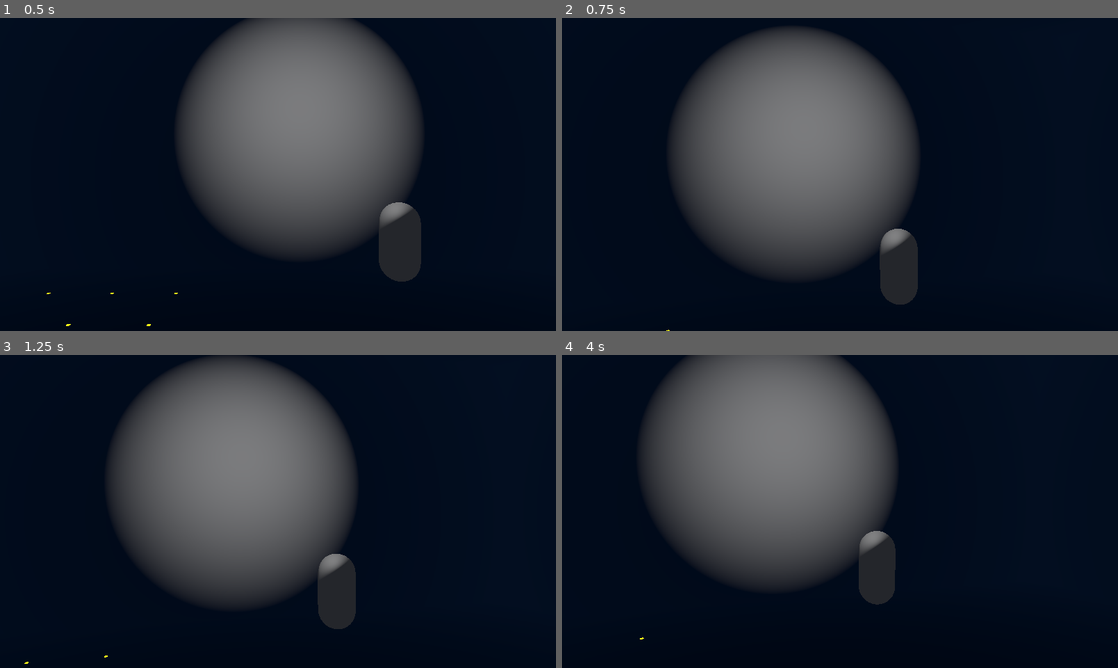
Above: before the commit, frames 1-4 (two rows, left to right).
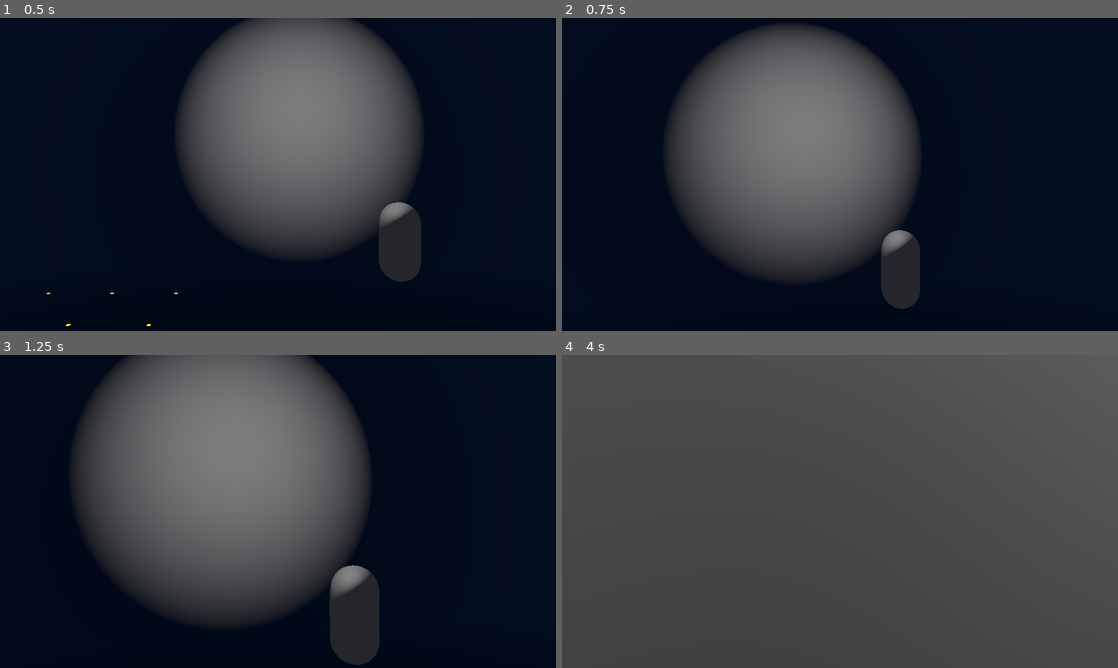
Above: after the commit, the same moments.

Repository: ConnorChow/2MinuteJam
Game: Godot game, scene res://2MinuteJam/Scenes/World.tscn
Two runs of this game, one before a commit and one after it. Both use one fixed random seed, a clock stepped at 60 frames per second and the inputs below.
Inputs (mouse positions are in pixels of both pictures, inside the frame that each line leads up to):
- Up to frame 1 (0.5 s): no input
- Up to frame 2 (0.75 s): tap Enter at 0.5 s; move the mouse to (867, 174) at 0.52 s; hold W (forward) from 0.53 s (still down); tap E (interact) at 0.6 s
- Up to frame 3 (1.25 s): keep holding W (forward); tap Space (jump) at 0.77 s
- Up to frame 4 (4 s): keep holding W (forward); move the mouse to (812, 511) at 1.27 s; tap Ctrl (ctrl) at 1.35 s; tap Space (jump) at 1.52, 3.02, 3.77 s; tap E (interact) at 1.55, 2.1, 3.05, 3.8 s; move the mouse to (851, 505) at 2.02 s; move the mouse to (834, 517) at 2.77 s; tap Mouse wheel down (mwd) at 2.85 s; move the mouse to (878, 514) at 3.52 s; tap Mouse wheel up (mwu) at 3.6 s

Frame 1 is identical in both runs. In frame 2, 0.4% of the frame differs, in the area x 18-65%, y 2-100%; in frame 3, 17%; in frame 4, 87%, in the area x 0-100%, y 0-100%.

Commit message:
better grab system

Diff:
--- a/2MinuteJam/Player/Player.gd
+++ b/2MinuteJam/Player/Player.gd
@@ -6,7 +6,6 @@
 const runSpeed : float = 1.5
 var modSpeed : float
 const JUMP_VELOCITY : float = 4.0
-const HITSTAGGER : float = 8.0
 
 var gravity : float = 9.8
 
@@ -14,17 +13,19 @@
 var headDir
 
 var heldObject : Object
+var hitObject :Object
 
 @onready var head = $Node3D
 @onready var camera = $Node3D/Camera3D
 @onready var interactBox = $Node3D/Camera3D/interactBox
 @onready var holdPoint = $Node3D/Camera3D/holdPoint
+@onready var rayCast = $Node3D/Camera3D/colissionRay
 
 # Get the gravity from the project settings to be synced with RigidBody nodes.
 
 func _ready():
 	Input.set_mouse_mode(Input.MOUSE_MODE_CAPTURED)
-
+	modSpeed = SPEED
 
 
 
@@ -70,23 +71,31 @@
 		modSpeed = SPEED + runSpeed
 	if Input.is_action_just_released("shift"):
 		modSpeed = SPEED
-
+	hitObject = rayCast.get_collider()
 	if Input.is_action_just_pressed("interact"):
-		if interactBox.get_overlapping_bodies() != null:
-			for body in interactBox.get_overlapping_bodies():
-				print(body)
+		if heldObject:
+			heldObject.set_sleeping(false)
+			heldObject.collision_mask = 1
+			heldObject.collision_layer = 1
+			heldObject = null
+		elif hitObject != null:
+				print(hitObject)
 				if !heldObject:
-					if body.is_in_group("pickable"):
-						heldObject = body
+					if hitObject is RigidBody3D: #.is_in_group("pickable"):
+						heldObject = hitObject
 						heldObject.collision_mask = 0
+						heldObject.collision_layer = 0
 						heldObject.set_sleeping(true)
+					else: pass
 				elif heldObject:
 					heldObject.set_sleeping(false)
 					heldObject.collision_mask = 1
+					heldObject.collision_layer = 1
 					heldObject = null
-	#				heldObject.mode = RigidBody3D.FREEZE_MODE_KINEMATIC
-				if body.is_in_group("interact"):
-					body.interact()
+		#			heldObject.mode = RigidBody3D.FREEZE_MODE_KINEMATIC
+				if hitObject.is_in_group("interact"):
+					hitObject.interact()
+				else:pass
 	if GlobalController.inDialogue:
 		velocity = Vector3(0, -gravity*delta, 0)
 	else:
--- a/2MinuteJam/Player/Player.tscn
+++ b/2MinuteJam/Player/Player.tscn
@@ -28,6 +28,7 @@
 
 [node name="interactBox" type="Area3D" parent="Node3D/Camera3D"]
 transform = Transform3D(1, 0, 0, 0, 1, 0, 0, 0, 1, 0, -0.205884, -1.36189)
+visible = false
 
 [node name="CollisionShape3D" type="CollisionShape3D" parent="Node3D/Camera3D/interactBox"]
 transform = Transform3D(1, 0, 0, 0, 1, 0, 0, 0, 1, 0, 0.354736, -0.373997)
@@ -35,3 +36,6 @@
 
 [node name="holdPoint" type="Node3D" parent="Node3D/Camera3D"]
 transform = Transform3D(1, 0, 0, 0, 1, 0, 0, 0, 1, 0, 0, -2.79478)
+
+[node name="colissionRay" type="RayCast3D" parent="Node3D/Camera3D"]
+target_position = Vector3(0, 0, -3)
